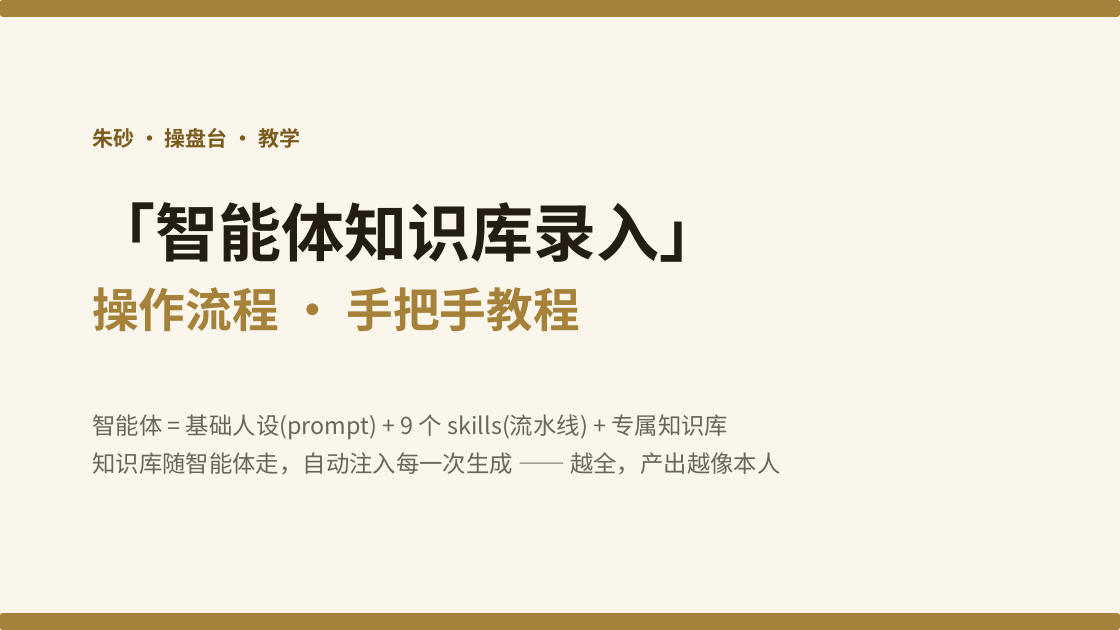
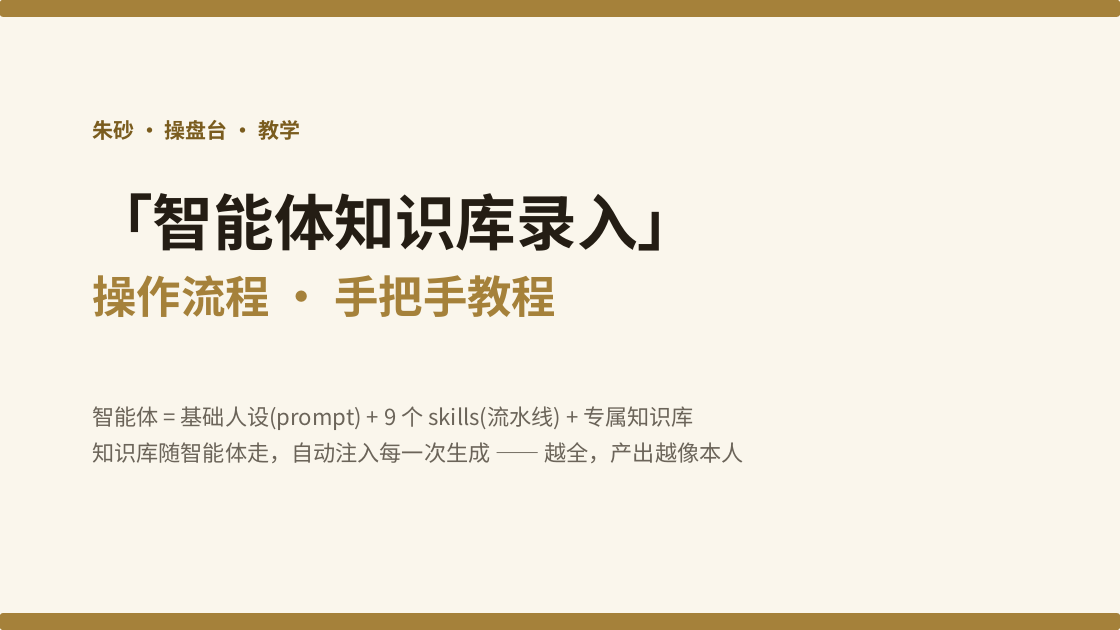
Before and after one commit to yonglin22/xhsneirongshengcheng, a slide deck: slide 1 of 教学-智能体知识库录入.pptx. Drawn at 1120x630 pixels with LibreOffice and Linux fonts; fonts in the diff are those of the drawing. Boxes give left, top, right and bottom in pixels: in the first picture for what was removed or moved away, otherwise in the second. Text is boxed around its words. In the diff, an @@ line names an element or a change of style, - is before the commit and + after.

```diff
--- a/教学-智能体知识库录入.pptx
+++ b/教学-智能体知识库录入.pptx
@@ text "「智能体知识库录入」" at (92,193,698,317): size 54 to 52 pt in "「智能体知识库录入」"; size 40 to 38 pt in "操作流程 · 手把手教程" @@
@@ 3 texts: place and size @@
-3 texts at (92,128,780,474)
+3 texts at (92,120,743,463)
@@ text "智能体 = 基础人设(prompt) + 9 ..." at (92,406,743,463): size 20 to 19 pt @@
```
Also in this commit, not shown: 10 other slides changed, 1 slide added.
